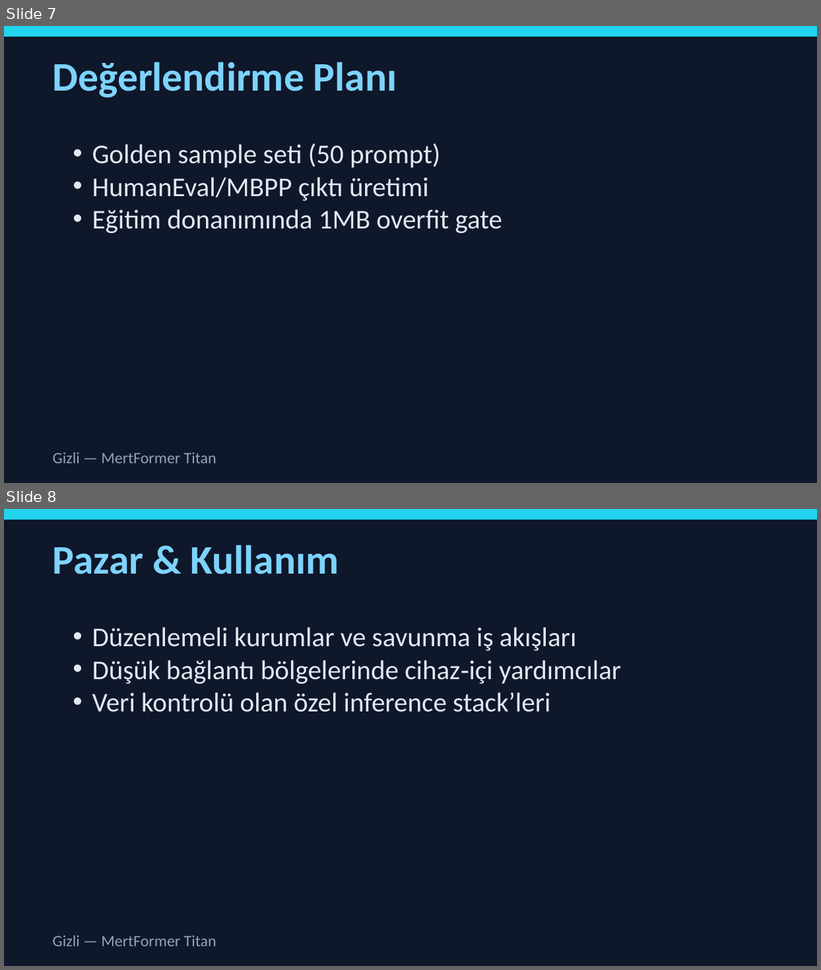
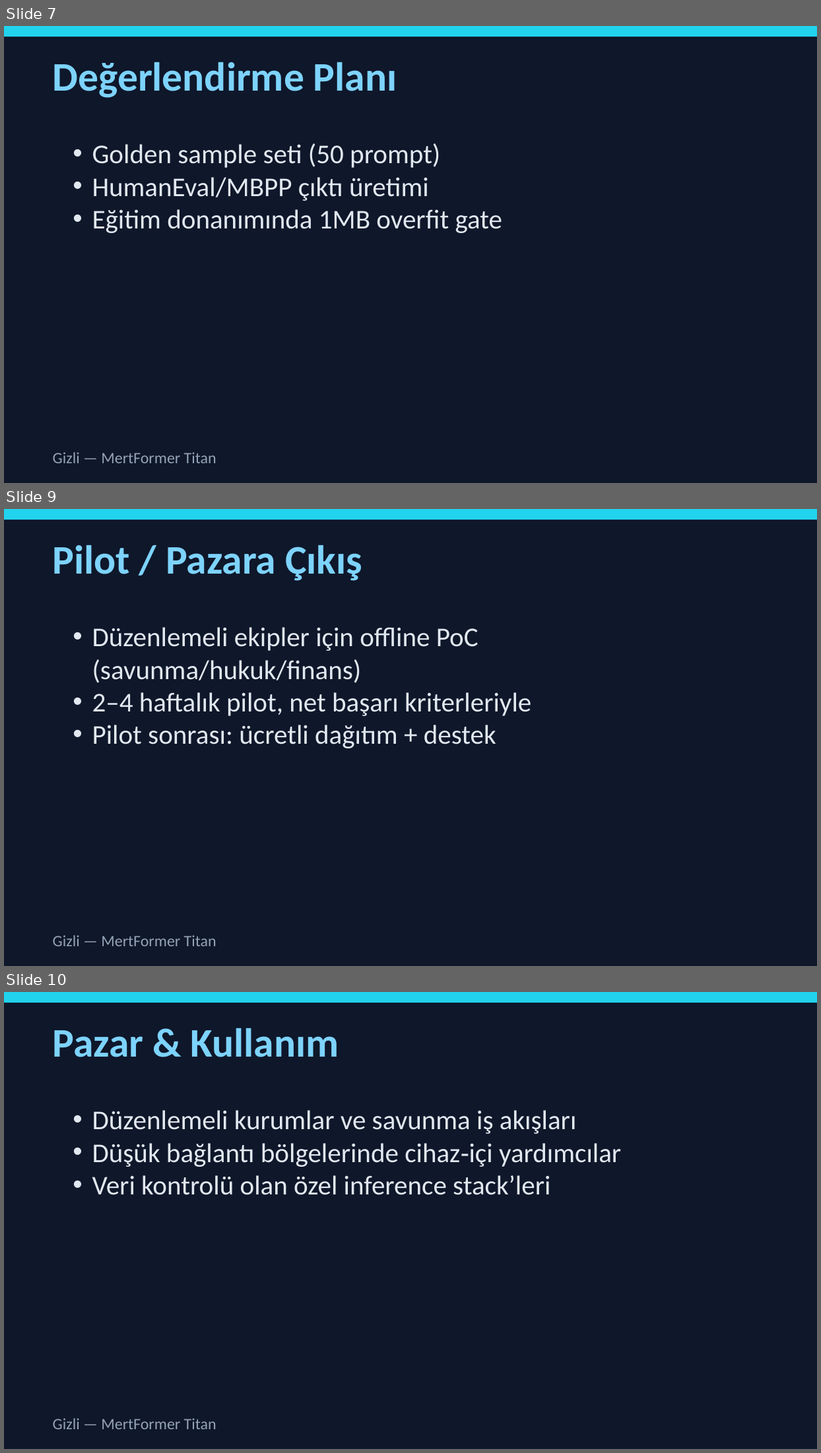
Before and after one commit to latentcore/mertformer-titan-core, a slide deck: reports/investor_deck_TR.pptx. Shown one above the other, each under a label of ours: slides 7 and 8 before the commit, slides 7, 9 and 10 after it; the slides between them are not shown. The pictures are 821x970 and 821x1453 pixels, drawn with LibreOffice and Linux fonts; fonts in the diff are those of the drawing. Boxes give left, top, right and bottom in pixels: in the first picture for what was removed or moved away, otherwise in the second. Text is boxed around its words. In the diff, an @@ line names an element or a change of style, - is before the commit and + after.

Commit message:
docs: add compute and pilot slides

```diff
--- a/reports/investor_deck_TR.pptx
+++ b/reports/investor_deck_TR.pptx
@@ slide 9 added at [4, 509, 817, 966], background #FFFFFF @@
@@ rectangle added at [4, 509, 817, 966], fill #0F172A @@
@@ rectangle added at [4, 509, 817, 520], fill #22D3EE @@
@@ text added at [53, 545, 362, 581], 36 pt, text #7DD3FC, bold @@
+Pilot / Pazara Çıkış
@@ text added at [92, 627, 531, 749], 24 pt, text #E2E8F0 @@
+• Düzenlemeli ekipler için offline PoC (savunma/hukuk/finans)
+• 2–4 haftalık pilot, net başarı kriterleriyle
+• Pilot sonrası: ücretli dağıtım + destek
@@ text added at [53, 935, 217, 947], 14 pt, text #94A3B8 @@
+Gizli — MertFormer Titan
@@ what was slide 8 is now slide 10 @@
```
Also in this commit, not shown: 1 other slide added, 2 other files.
